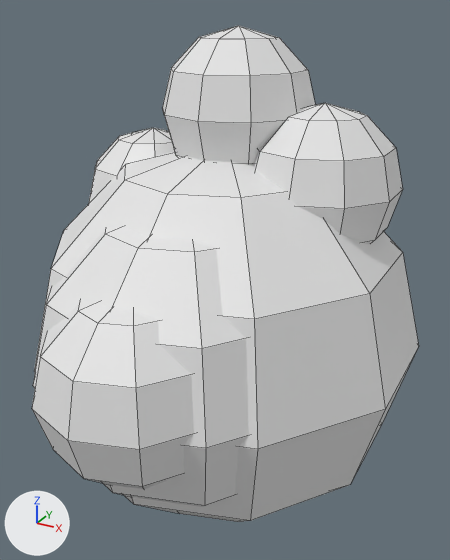
An edit to the Blender file assets/blender/explosion.blend, drawn before and after from the same camera.
Both versions are drawn from a 50 mm lens placed at (1.14, -2.07, 2.06), pointed at (0.02, -0.04, 1.04). Every picture has the same lights, and +X, +Y and +Z are marked at lower left. The older version comes first. Mesh edges are drawn as thin lines.

The first picture shows 'ball2', 'ball2.001', 'ball2.002', 'smoke', 'smoke.001', 'smoke.002'.
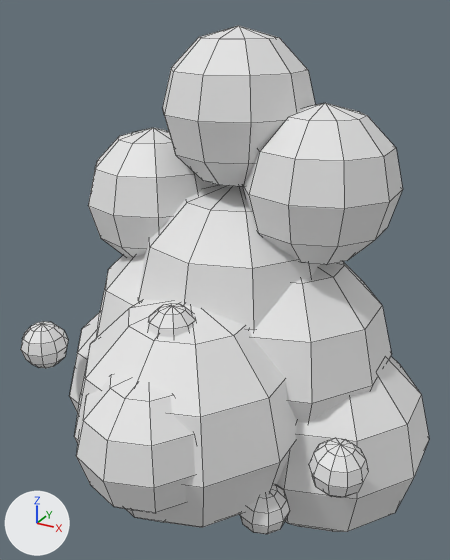
The newer file is also rescaled (x0.753), turned or shifted as a whole; pictures and numbers use the older file's frame.

Edits to the bpy script that builds the scene:
```text
Remove ob_ball2:
    ob_ball2 = bpy.data.objects.new('ball2', me_sphere_006)
Remove ob_ball2_001:
    ob_ball2_001 = bpy.data.objects.new('ball2.001', me_sphere_007)
Remove ob_ball2_002:
    ob_ball2_002 = bpy.data.objects.new('ball2.002', me_sphere_008)
Add ob_core2:
    ob_core2 = bpy.data.objects.new('core2', me_sphere_029)  # a UV sphere (10 segments, 6 rings, poles along z) spanning x -0.266..0.266, y -0.28..0.28, z -0.28..0.28; in mat_orange (white #e7e7e7)
    ob_core2.location = (0.0, -0.56, 0.62)
Add ob_mid2:
    ob_mid2 = bpy.data.objects.new('mid2', me_sphere_028)  # a UV sphere (10 segments, 6 rings, poles along z) spanning x -0.457..0.457, y -0.48..0.48, z -0.48..0.48; in mat_bred (white #e7e7e7)
    ob_mid2.location = (0.0, -0.28, 0.58)
Add ob_puff2_005:
    ob_puff2_005 = bpy.data.objects.new('puff2.005', me_sphere_027)  # a UV sphere (10 segments, 6 rings, poles along z) spanning x -0.418..0.418, y -0.44..0.44, z -0.44..0.44; in mat_grey (white #e7e7e7)
    ob_puff2_005.location = (0.0, 0.1, 0.98)
Add ob_puff2_004:
    ob_puff2_004 = bpy.data.objects.new('puff2.004', me_sphere_027.copy())
    ob_puff2_004.location = (0.24, 0.1, 0.74)
Add ob_puff2_003:
    ob_puff2_003 = bpy.data.objects.new('puff2.003', me_sphere_025)  # a UV sphere (10 segments, 6 rings, poles along z) spanning x -0.418..0.418, y -0.44..0.44, z -0.44..0.44; in mat_grey (white #e7e7e7)
    ob_puff2_003.location = (-0.24, 0.1, 0.74)
Add ob_puff2_001:
    ob_puff2_001 = bpy.data.objects.new('puff2.001', me_sphere_023)  # a UV sphere (10 segments, 6 rings, poles along z) spanning x -0.418..0.418, y -0.44..0.44, z -0.44..0.44; in mat_grey (white #e7e7e7)
    ob_puff2_001.location = (0.44, 0.1, 0.38)
Add ob_puff2:
    ob_puff2 = bpy.data.objects.new('puff2', me_sphere_022)  # a UV sphere (10 segments, 6 rings, poles along z) spanning x -0.418..0.418, y -0.44..0.44, z -0.44..0.44; in mat_grey (white #e7e7e7)
    ob_puff2.location = (-0.44, 0.1, 0.38)
Add ob_spark_005:
    ob_spark_005 = bpy.data.objects.new('spark.005', me_sphere_021)  # a UV sphere (10 segments, 6 rings, poles along z) spanning x -0.095..0.095, y -0.1..0.1, z -0.1..0.1; in mat_byel (white #e7e7e7)
    ob_spark_005.location = (0.0, -0.4, 0.98)
Add ob_spark_004:
    ob_spark_004 = bpy.data.objects.new('spark.004', me_sphere_020)  # a UV sphere (10 segments, 6 rings, poles along z) spanning x -0.095..0.095, y -0.1..0.1, z -0.1..0.1; in mat_byel (white #e7e7e7)
    ob_spark_004.location = (0.66, -0.4, 0.62)
Add ob_spark_003:
    ob_spark_003 = bpy.data.objects.new('spark.003', me_sphere_019)  # a UV sphere (10 segments, 6 rings, poles along z) spanning x -0.095..0.095, y -0.1..0.1, z -0.1..0.1; in mat_byel (white #e7e7e7)
    ob_spark_003.location = (-0.66, -0.4, 0.74)
Add ob_spark_001:
    ob_spark_001 = bpy.data.objects.new('spark.001', me_sphere_009_1)  # a UV sphere (10 segments, 6 rings, poles along z) spanning x -0.095..0.095, y -0.1..0.1, z -0.1..0.1; in mat_byel (white #e7e7e7)
    ob_spark_001.location = (0.385, -0.4, 0.32)
```

Pixel boxes [x1, y1, x2, y2] of what changed, in the pictures (450 x 560 px):
'ball2', deleted
    before: [34, 151, 419, 522]
'mid2', added
    after: [74, 299, 297, 527]
'ball2.001', deleted
    before: [33, 227, 249, 507]
'ball2.002', deleted
    before: [32, 300, 194, 490]
'puff2.005', added
    after: [138, 184, 320, 330]
'puff2.001', added
    after: [277, 356, 429, 532]
'puff2.004', added
    after: [250, 262, 391, 423]
'core2', added
    after: [76, 377, 195, 514]
'spark.004', added
    after: [309, 438, 368, 498]
'puff2.003', added
    after: [97, 255, 145, 337]
'spark.003', added
    after: [21, 321, 68, 368]
'spark.001', added
    after: [240, 485, 290, 534]
'spark.005', added
    after: [148, 303, 196, 337]
'puff2', added
    after: [69, 312, 100, 413]
'smoke', unchanged, uncovered by the edit
    before: [89, 128, 174, 203]
    after: [88, 128, 213, 257]
